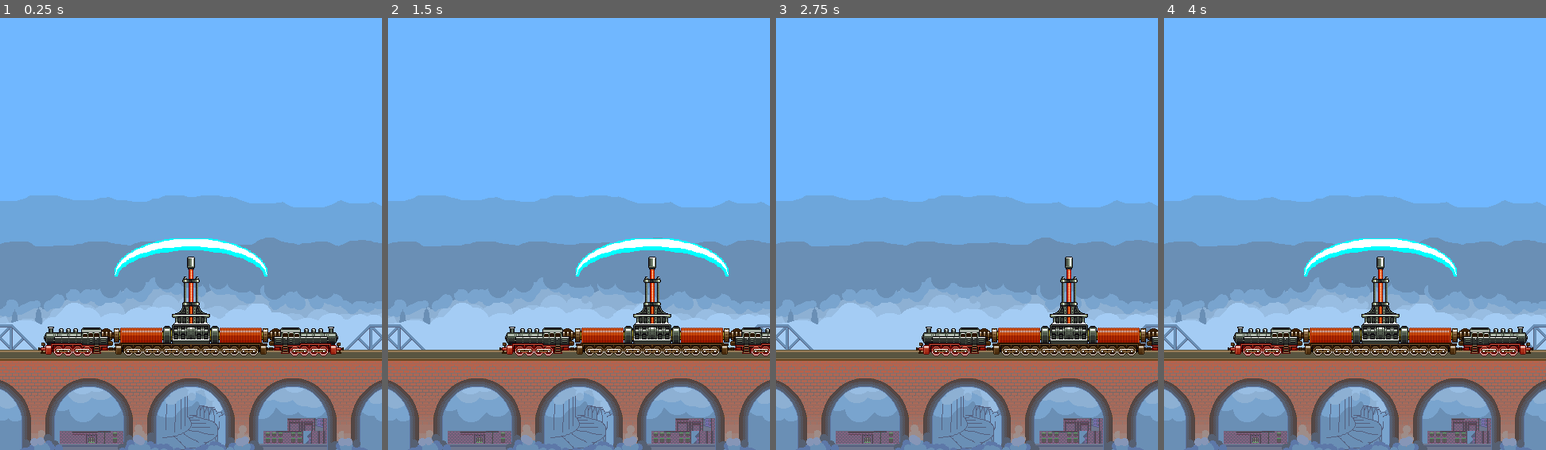
Above: before the commit, frames 1-4 (left to right).
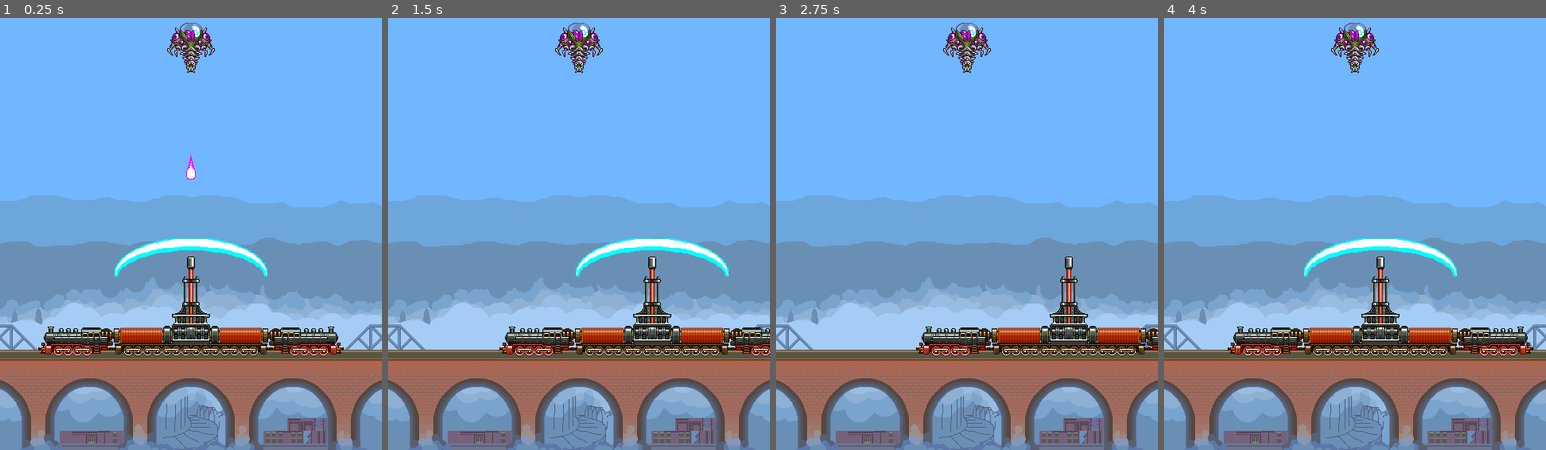
Above: after the commit, the same moments.

Repository: theludovyc/SpaceInvaderOnRails
Game: Godot game, scene res://Scene/Game.tscn
Two runs of this game, one before a commit and one after it. Both use one fixed random seed, a clock stepped at 60 frames per second and the inputs below. The project has no main scene, so this scene is started directly.
Inputs:
- Up to frame 1 (0.25 s): no input
- Up to frame 2 (1.5 s): tap Enter (ui_accept) at 0.5, 0.77 s; hold Right (ui_right) 0.53-1.28 s; hold Left (ui_left) from 1.28 s (still down)
- Up to frame 3 (2.75 s): tap Enter (ui_accept) at 1.52 s; release Left (ui_left) at 2.03 s; hold Right (ui_right) from 2.03 s (still down)
- Up to frame 4 (4 s): tap Enter (ui_accept) at 3.02, 3.5, 3.77 s; release Right (ui_right) at 3.53 s; hold Left (ui_left) from 3.53 s (still down)

The runs differ from the first frame. In frame 1, 0.8% of the frame differs, in the area x 43-57%, y 1-38%; in frame 2, 0.8%; in frame 3, 0.8%; in frame 4, 0.8%.

Commit message:
AlienBall

Diff:
--- /dev/null
+++ b/Prefab/Alien.tscn
@@ -0,0 +1,25 @@
+[gd_scene load_steps=5 format=2]
+
+[ext_resource path="res://Script/Alien.gd" type="Script" id=1]
+[ext_resource path="res://Art/new_alien.png" type="Texture" id=2]
+[ext_resource path="res://Art/new_alien_shot.png" type="Texture" id=3]
+
+[sub_resource type="SpriteFrames" id=1]
+animations = [ {
+"frames": [ ExtResource( 2 ) ],
+"loop": true,
+"name": "Default",
+"speed": 5.0
+}, {
+"frames": [ ExtResource( 3 ) ],
+"loop": true,
+"name": "Shoot",
+"speed": 5.0
+} ]
+
+[node name="Alien" type="Node2D"]
+script = ExtResource( 1 )
+
+[node name="AnimatedSprite" type="AnimatedSprite" parent="."]
+frames = SubResource( 1 )
+animation = "Default"
--- /dev/null
+++ b/Prefab/Alien_Ball.tscn
@@ -0,0 +1,21 @@
+[gd_scene load_steps=4 format=2]
+
+[ext_resource path="res://Script/Alien_Ball.gd" type="Script" id=1]
+[ext_resource path="res://Art/new_laser.png" type="Texture" id=2]
+
+[sub_resource type="SegmentShape2D" id=1]
+a = Vector2( -4, 15 )
+b = Vector2( 4, 15 )
+
+[node name="Alien_Ball" type="Area2D" groups=[
+"AlienBall",
+]]
+script = ExtResource( 1 )
+
+[node name="Sprite" type="Sprite" parent="."]
+texture = ExtResource( 2 )
+
+[node name="CollisionShape2D" type="CollisionShape2D" parent="."]
+shape = SubResource( 1 )
+one_way_collision = true
+one_way_collision_margin = 0.0
--- a/Prefab/Train.tscn
+++ b/Prefab/Train.tscn
@@ -17,9 +17,9 @@
 [node name="Area2D" type="Area2D" parent="Shield"]
 
 [node name="CollisionPolygon2D" type="CollisionPolygon2D" parent="Shield/Area2D"]
-build_mode = 1
 polygon = PoolVector2Array( -96, 24, -96, 12, -88, 2, -70, -11, -54, -18, -26, -24, 26, -24, 54, -18, 70, -11, 88, 2, 96, 12, 96, 24 )
 
 [node name="Timer" type="Timer" parent="."]
 one_shot = true
+[connection signal="area_entered" from="Shield/Area2D" to="." method="_on_Area2D_area_entered"]
 [connection signal="timeout" from="Timer" to="." method="_on_Timer_timeout"]
--- a/Scene/Game.tscn
+++ b/Scene/Game.tscn
@@ -1,7 +1,8 @@
-[gd_scene load_steps=3 format=2]
+[gd_scene load_steps=4 format=2]
 
 [ext_resource path="res://Art/new_bg.png" type="Texture" id=1]
-[ext_resource path="res://Prefab/Train.tscn" type="PackedScene" id=2]
+[ext_resource path="res://Prefab/Alien.tscn" type="PackedScene" id=2]
+[ext_resource path="res://Prefab/Train.tscn" type="PackedScene" id=3]
 
 [node name="Game" type="Node"]
 
@@ -9,5 +10,8 @@
 texture = ExtResource( 1 )
 centered = false
 
-[node name="Train" parent="." instance=ExtResource( 2 )]
+[node name="Alien" parent="." instance=ExtResource( 2 )]
+position = Vector2( 240, 135 )
+
+[node name="Train" parent="." instance=ExtResource( 3 )]
 position = Vector2( 240, 458 )
--- /dev/null
+++ b/Script/Alien.gd
@@ -0,0 +1,17 @@
+extends Node2D
+
+var alienBall = preload("res://Prefab/Alien_Ball.tscn")
+
+# Declare member variables here. Examples:
+# var a = 2
+# var b = "text"
+
+# Called when the node enters the scene tree for the first time.
+func _ready():
+	var ball = alienBall.instance()
+	add_child(ball)
+	pass # Replace with function body.
+
+# Called every frame. 'delta' is the elapsed time since the previous frame.
+#func _process(delta):
+#	pass
--- /dev/null
+++ b/Script/Alien_Ball.gd
@@ -0,0 +1,16 @@
+extends Node2D
+
+# Declare member variables here. Examples:
+# var a = 2
+# var b = "text"
+
+const SPEED=10
+
+# Called when the node enters the scene tree for the first time.
+func _ready():
+	pass # Replace with function body.
+
+# Called every frame. 'delta' is the elapsed time since the previous frame.
+func _process(delta):
+	position.y+=SPEED
+#	pass
--- a/Script/Train.gd
+++ b/Script/Train.gd
@@ -33,3 +33,8 @@
 
 func _on_Timer_timeout():
 	$Shield.visible=false
+
+func _on_Area2D_area_entered(area):
+	if area.is_in_group("AlienBall"):
+		area.queue_free()
+	pass # Replace with function body.
